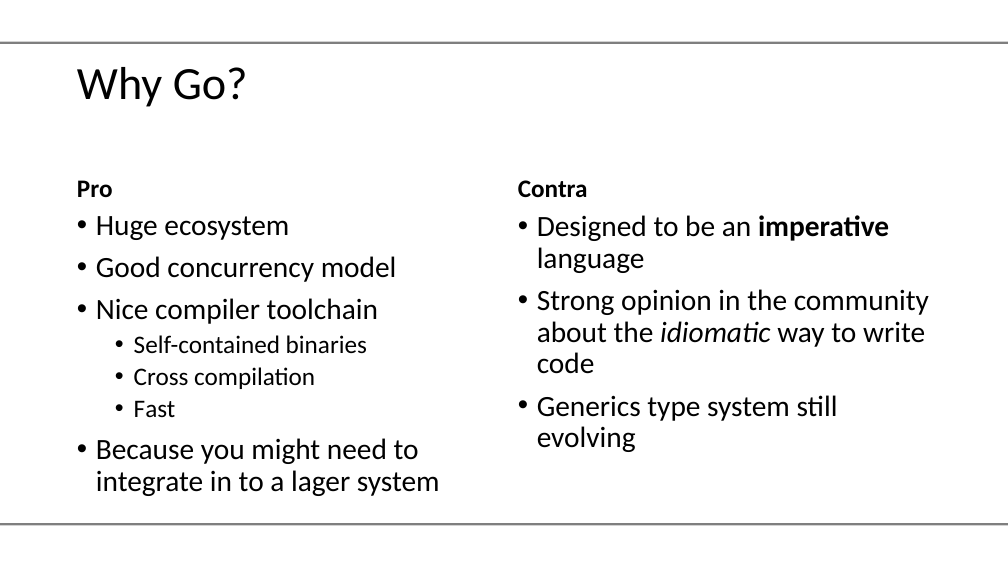
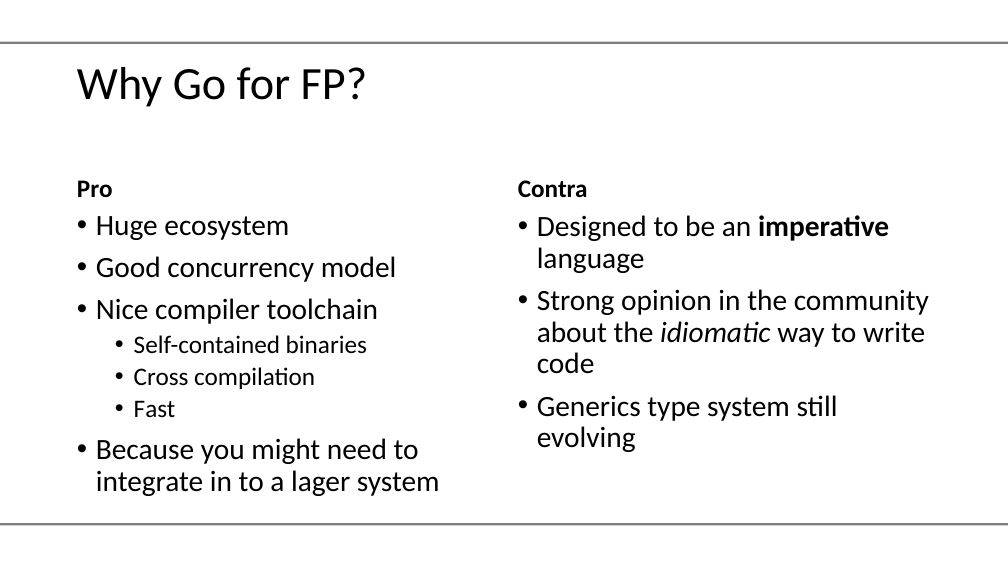
Before and after one commit to IBM/fp-go, a slide deck: slide 4 of samples/presentation/introduction.pptx (slide 3 before the commit). Drawn at 1008x567 pixels with LibreOffice and Linux fonts; fonts in the diff are those of the drawing; background and template pictures are left out. Boxes give left, top, right and bottom in pixels: in the first picture for what was removed or moved away, otherwise in the second. Text is boxed around its words. In the diff, an @@ line names an element or a change of style, - is before the commit and + after.

Commit message:
doc: update presentation

```diff
--- a/samples/presentation/introduction.pptx
+++ b/samples/presentation/introduction.pptx
@@ title at bbox=[77, 67, 367, 107]: text changed @@
-Why Go?
+Why Go for FP?
```
Also in this commit, not shown: 6 other slides changed, 10 slides added, 6 other files.
